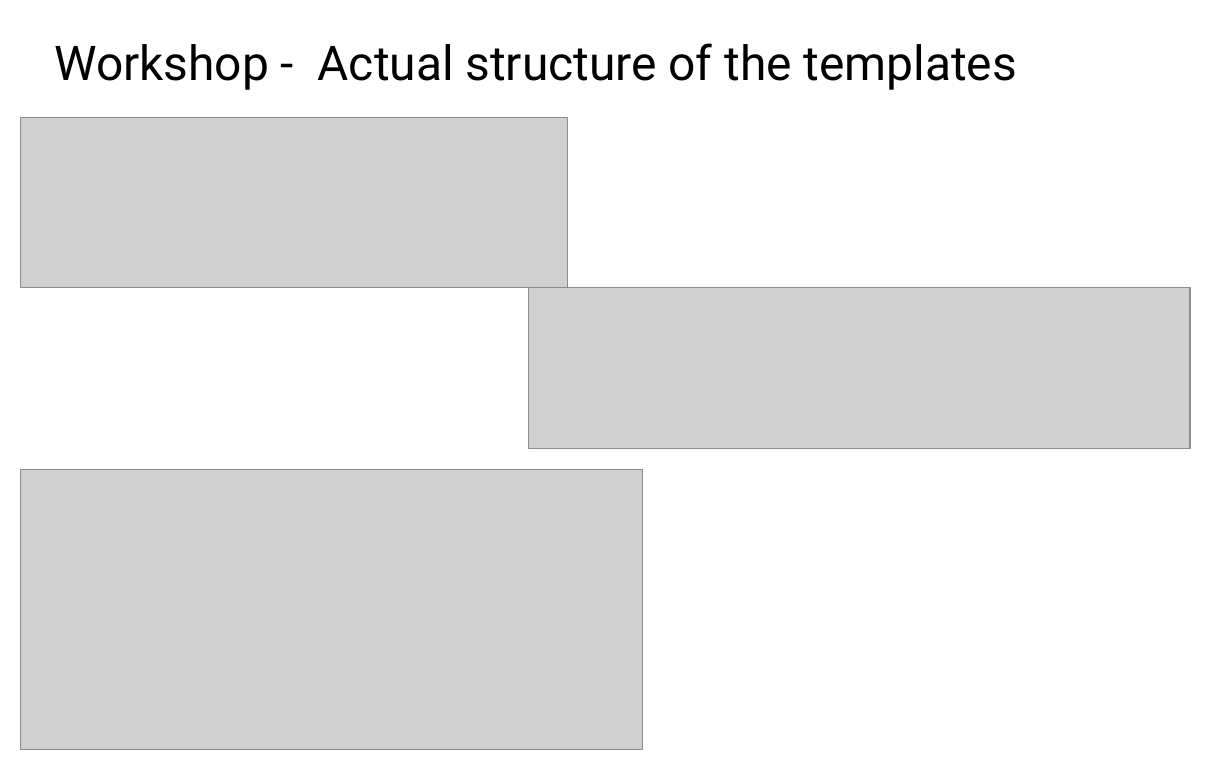
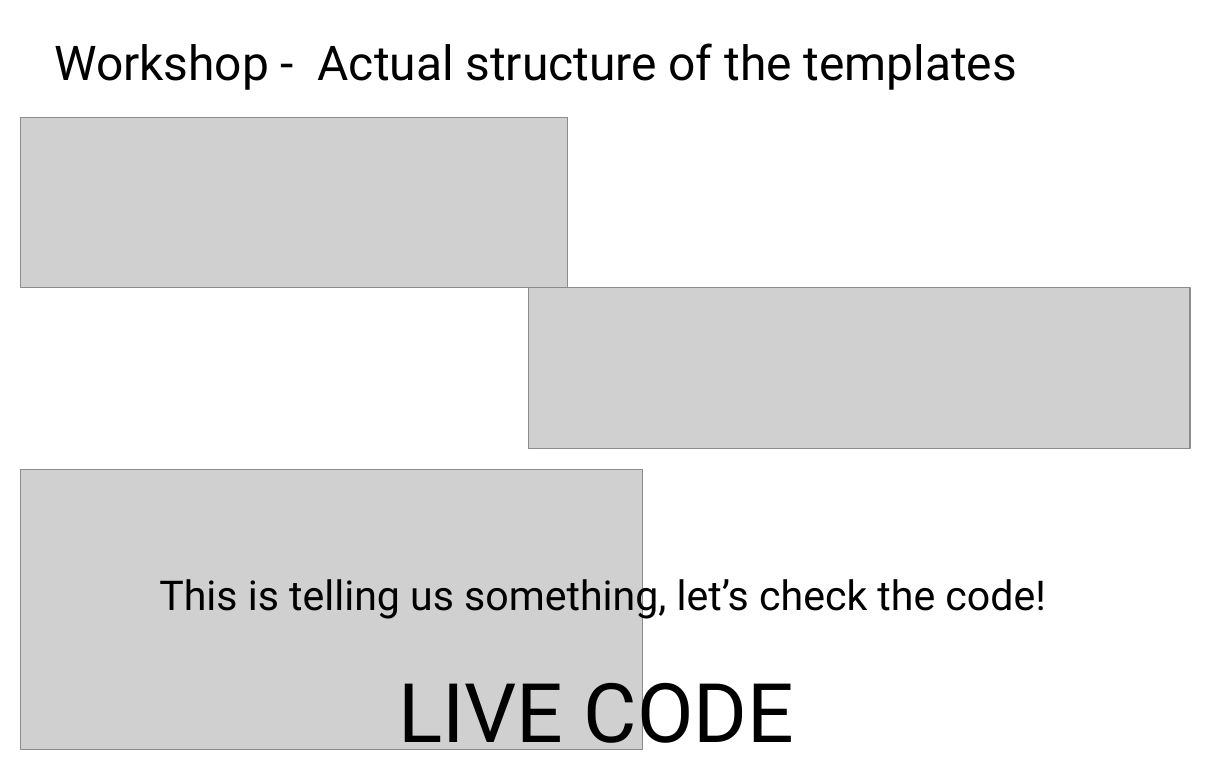
Before and after one commit to juan-morales/laravel-workshop-blog, a slide deck: slide 45 of presentation/Presentation.pptx (slide 43 before the commit). Drawn at 1232x770 pixels with LibreOffice and Linux fonts; fonts in the diff are those of the drawing; grey boxes stand for pictures. Boxes give left, top, right and bottom in pixels: in the first picture for what was removed or moved away, otherwise in the second. Text is boxed around its words. In the diff, an @@ line names an element or a change of style, - is before the commit and + after.

```diff
--- a/presentation/Presentation.pptx
+++ b/presentation/Presentation.pptx
@@ text added at [159,572,1045,620], 24 pt, text #000000 @@
+This is telling us something, let’s check the code!
@@ text added at [398,666,794,761], 48 pt, text #000000 @@
+LIVE CODE
```
Also in this commit, not shown: 7 other slides changed, 2 slides added.
